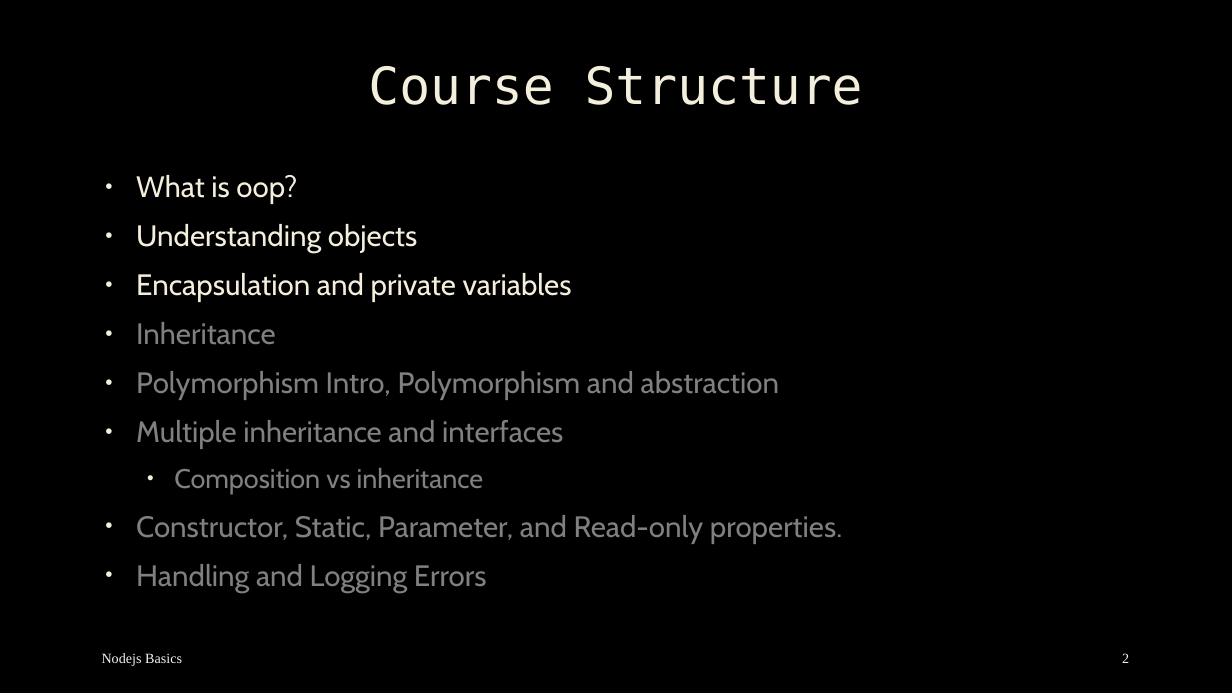
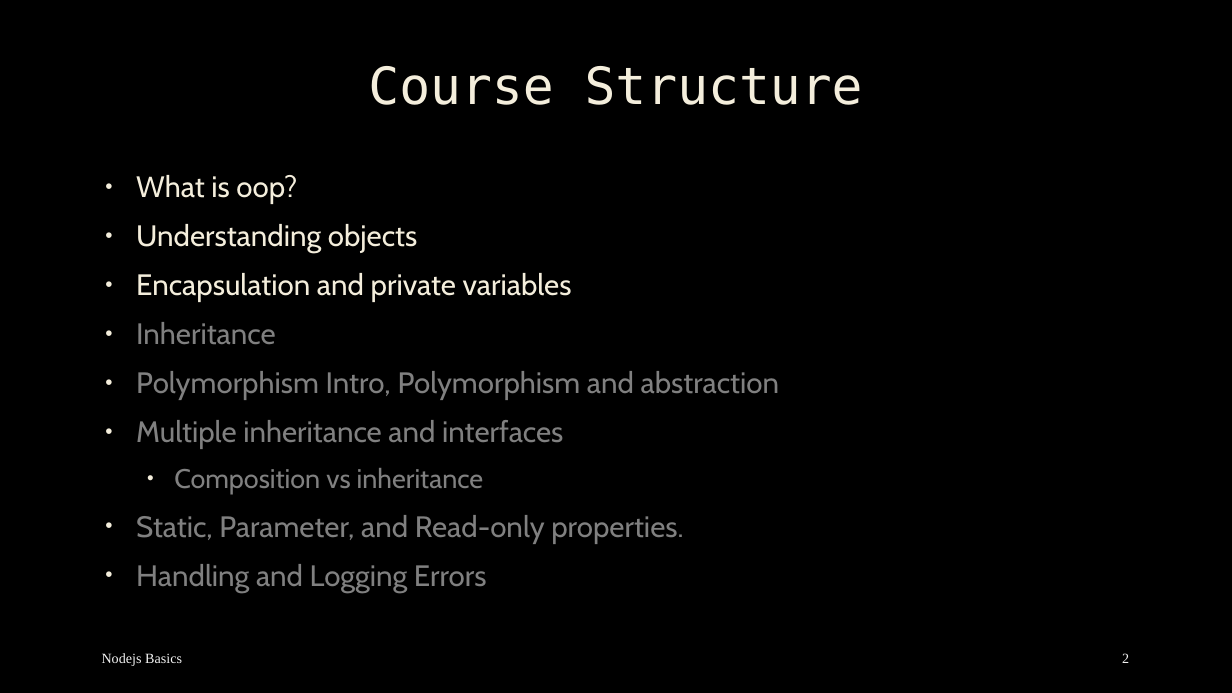
Before and after one commit to mostafa8026/nestjs-course, a slide deck: slide 2 of oop/oop-01.pptx. Drawn at 1232x693 pixels with LibreOffice and Linux fonts; fonts in the diff are those of the drawing; background and template pictures are left out. Boxes give left, top, right and bottom in pixels: in the first picture for what was removed or moved away, otherwise in the second. Text is boxed around its words. In the diff, an @@ line names an element or a change of style, - is before the commit and + after.

```diff
--- a/oop/oop-01.pptx
+++ b/oop/oop-01.pptx
@@ text at (136,515,683,544): text changed @@
-• Constructor, Static, Parameter, and Read-only properties.
+• Static, Parameter, and Read-only properties.
```
Also in this commit, not shown: 2 other files.
